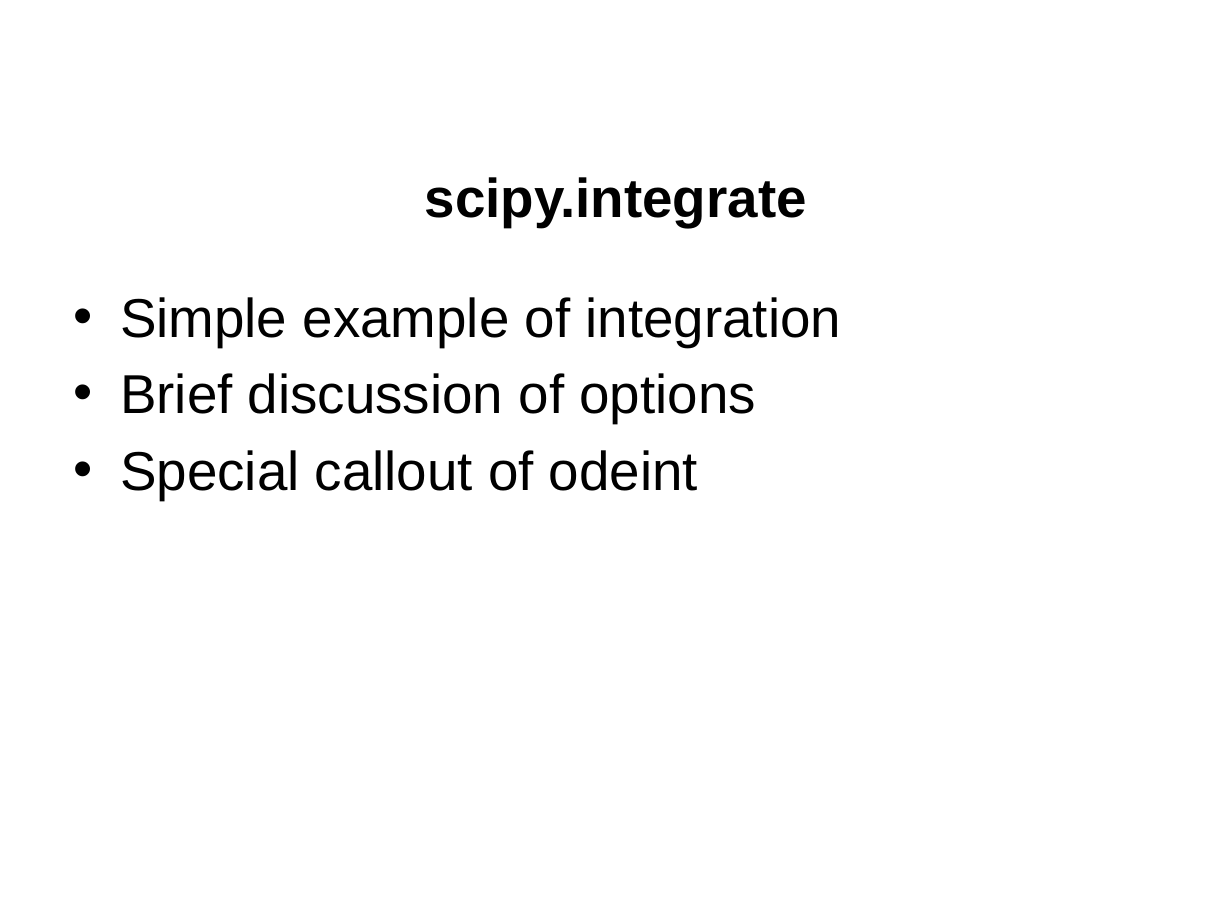
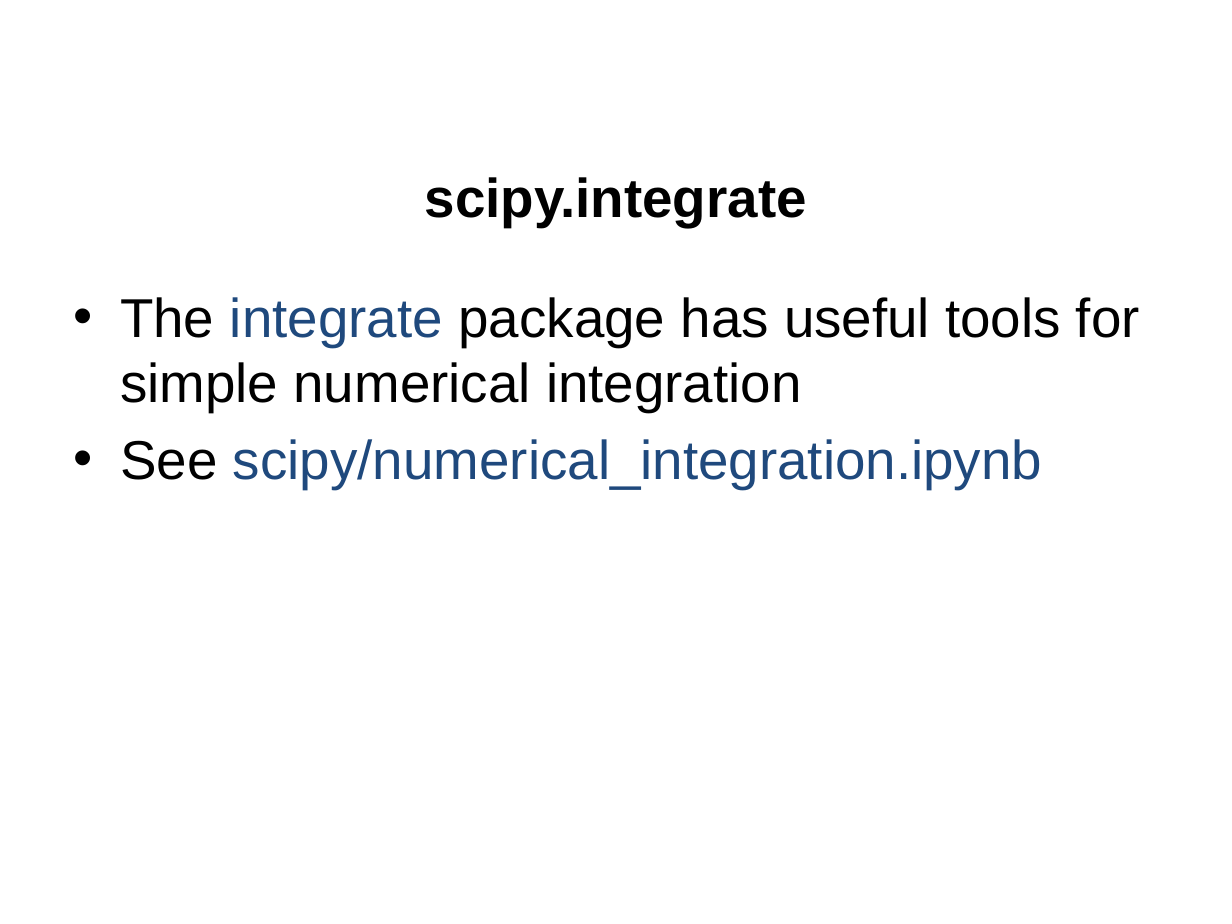
Before and after one commit to jgerity/talks, a slide deck: slide 15 of 2016/computing_workgroup/python_modules/python_scientific_modules.pptx. Drawn at 1232x924 pixels with LibreOffice and Linux fonts; fonts in the diff are those of the drawing; background and template pictures are left out. Boxes give left, top, right and bottom in pixels: in the first picture for what was removed or moved away, otherwise in the second. Text is boxed around its words. In the diff, an @@ line names an element or a change of style, - is before the commit and + after.

```diff
--- a/2016/computing_workgroup/python_modules/python_scientific_modules.pptx
+++ b/2016/computing_workgroup/python_modules/python_scientific_modules.pptx
@@ text at bbox=[120, 297, 1140, 489]: text changed @@
-• Simple example of integration
-• Brief discussion of options
-• Special callout of odeint
+• The integrate package has useful tools for simple numerical integration
+• See scipy/numerical_integration.ipynb
```
Also in this commit, not shown: 6 other slides changed, 1 slide added, 5 slides removed.
